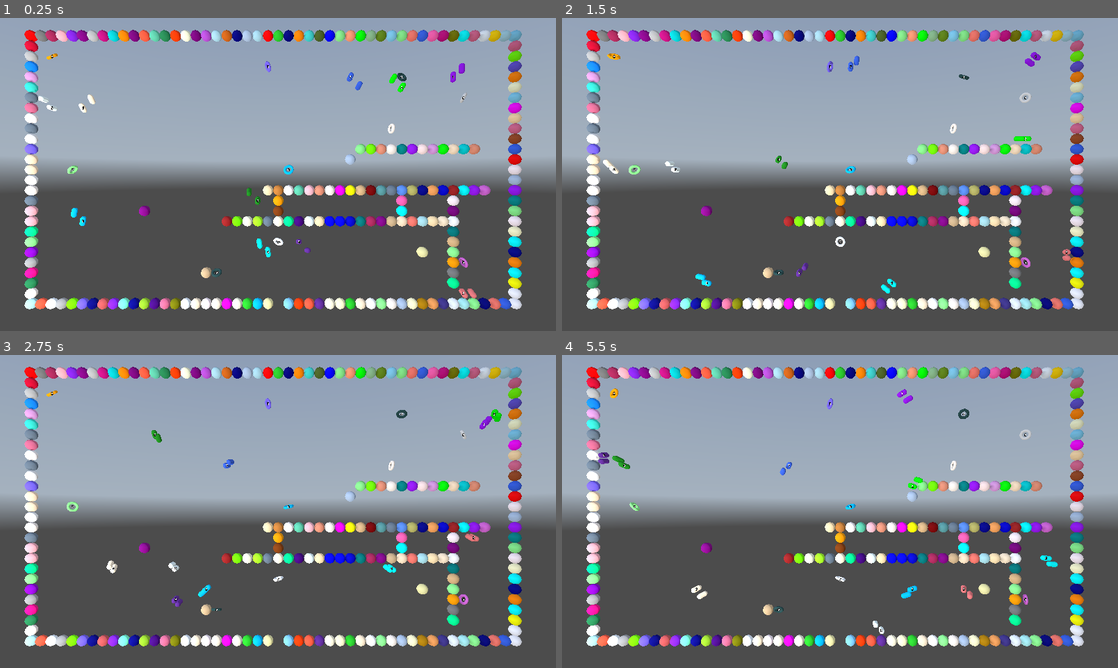
Above: before the commit, frames 1-4 (two rows, left to right).
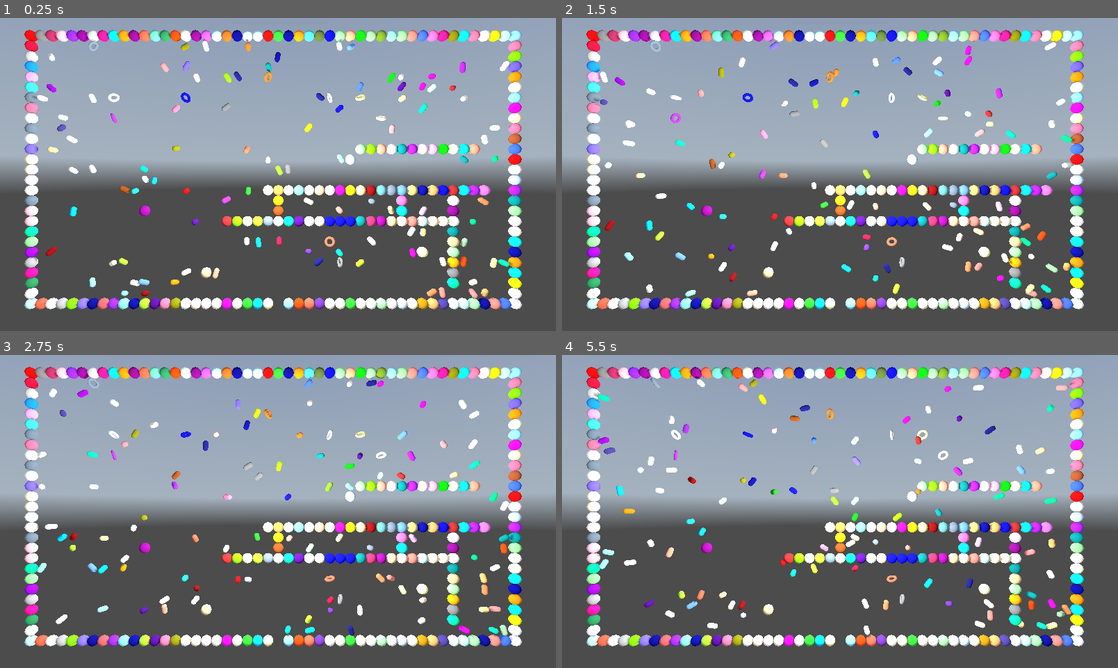
Above: after the commit, the same moments.

Repository: kasworld/gd4snakebyte3d
Game: Godot game, scene res://main.tscn
Two runs of this game, one before a commit and one after it. Both use one fixed random seed, a clock stepped at 60 frames per second and the inputs below. A sky picture missing from this copy of the repository is replaced by a grey-blue gradient.
Inputs (mouse positions are in pixels of both pictures, inside the frame that each line leads up to):
- Up to frame 1 (0.25 s): no input
- Up to frame 2 (1.5 s): tap Enter at 0.5 s; move the mouse to (962, 158) at 0.52 s; click (962, 158) at 0.67 s; move the mouse to (728, 190) at 1.27 s; click (728, 190) at 1.42 s
- Up to frame 3 (2.75 s): move the mouse to (333, 442) at 2.02 s; click (333, 442) at 2.17 s
- Up to frame 4 (5.5 s): move the mouse to (812, 574) at 2.77 s; click (812, 574) at 2.92 s; move the mouse to (1006, 558) at 3.52 s; click (1006, 558) at 3.67 s; move the mouse to (673, 464) at 4.27 s; click (673, 464) at 4.42 s; move the mouse to (867, 511) at 5.02 s; click (867, 511) at 5.17 s

The runs differ from the first frame. In frame 1, 12% of the frame differs, in the area x 4-94%, y 3-94%; in frame 2, 13%; in frame 3, 13%; in frame 4, 13%.

Commit message:
adjust light

Diff:
--- a/apple.tscn
+++ b/apple.tscn
@@ -18,5 +18,6 @@
 mesh = SubResource("TorusMesh_n78qv")
 
 [node name="번호" type="Label3D" parent="."]
+visible = false
 pixel_size = 0.01
 no_depth_test = true
--- a/global/settings.gd
+++ b/global/settings.gd
@@ -7,4 +7,4 @@
 func vector2i_to_vector3(from :Vector2i) -> Vector3:
 	return Vector3(from.x,Settings.FieldHeight - from.y, 0)
 
-const FrameTime := 0.2 # second
+const FrameTime := 0.5 # second
--- a/main.gd
+++ b/main.gd
@@ -6,7 +6,7 @@
 	var centery = Settings.FieldHeight as float /2
 	$Camera3D.position = Vector3(centerx, centery, Settings.FieldHeight)
 	$Camera3D.look_at(Vector3(centerx, centery, 0))
-	$OmniLight3D.position = Vector3(0, 0, Settings.FieldHeight)
+	$OmniLight3D.position = Vector3(centerx, centery, Settings.FieldHeight/4)
 
 var key2fn = {
 	KEY_ESCAPE:_on_button_esc_pressed,
--- a/main.tscn
+++ b/main.tscn
@@ -15,7 +15,7 @@
 sky = SubResource("Sky_1bvp3")
 ambient_light_source = 3
 ambient_light_color = Color(1, 1, 1, 1)
-ambient_light_sky_contribution = 0.7
+ambient_light_sky_contribution = 0.5
 
 [node name="Main" type="Node3D"]
 script = ExtResource("1_ig7tw")
--- a/plum.tscn
+++ b/plum.tscn
@@ -15,9 +15,11 @@
 script = ExtResource("1_3dh1o")
 
 [node name="모양" type="MeshInstance3D" parent="."]
+visible = false
 mesh = SubResource("CapsuleMesh_yjcpj")
 
 [node name="번호" type="Label3D" parent="."]
+visible = false
 pixel_size = 0.01
 no_depth_test = true
 
--- a/stage.gd
+++ b/stage.gd
@@ -6,6 +6,11 @@
 var field :PlacedThings
 var plum_list :Array
 var apple_list :Array
+var number :int
+
+func init(n :int) -> Stage:
+	number = n
+	return self
 
 func _ready() -> void:
 	$Timer.wait_time = Settings.FrameTime
@@ -15,7 +20,7 @@
 	field.set_at( Vector2i(Settings.FieldWidth/2, Settings.FieldHeight-1), Things.Start)
 	#field.set_at( Vector2i(Settings.FieldWidth/2, 0), Things.Goal)
 	$Walls.field2wall(field)
-	for i in 10:
+	for i in 100:
 		add_plum(i)
 	for i in 10:
 		add_apple(i)
